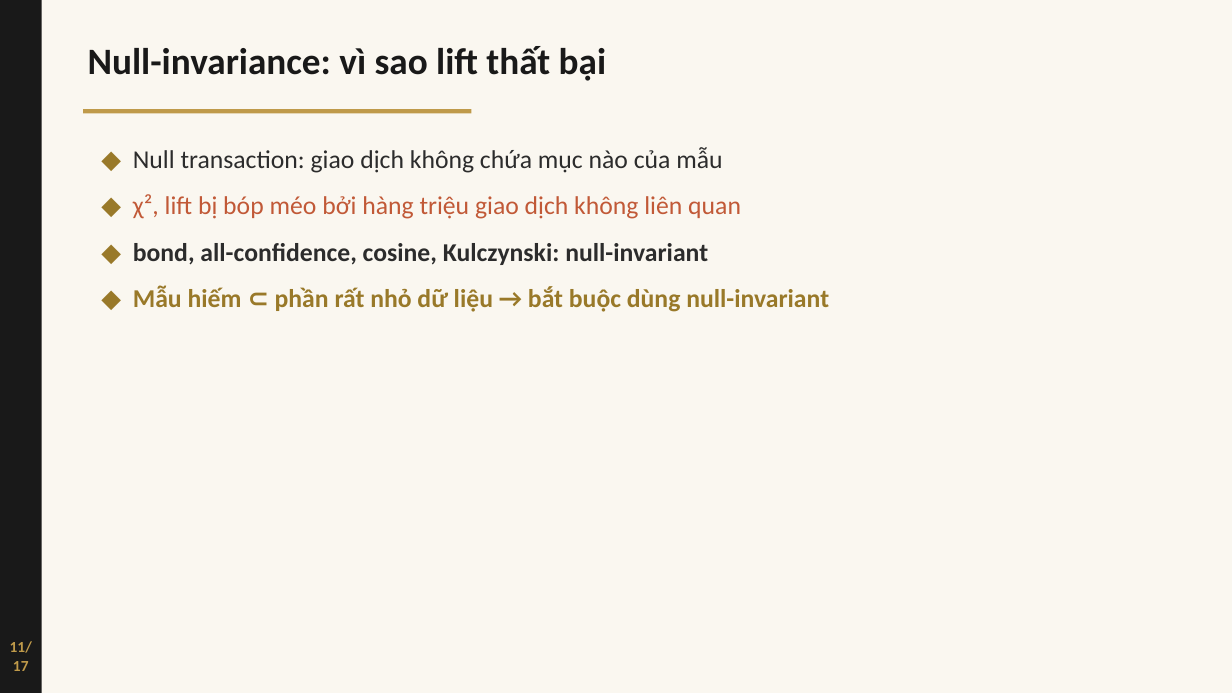
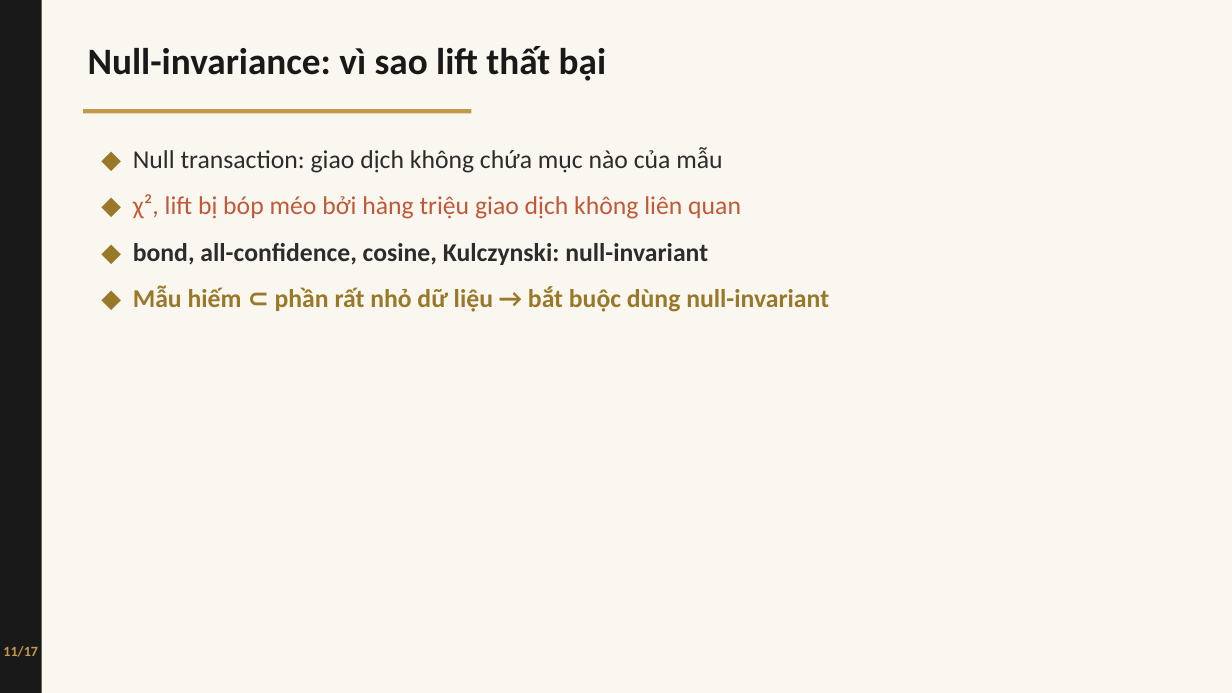
Before and after one commit to canhcutcon/advantage_data_mining, a slide deck: slide 11 of slides/presentation_v2.pptx. Drawn at 1232x693 pixels with LibreOffice and Linux fonts; fonts in the diff are those of the drawing. Boxes give left, top, right and bottom in pixels: in the first picture for what was removed or moved away, otherwise in the second. Text is boxed around its words. In the diff, an @@ line names an element or a change of style, - is before the commit and + after.

Commit message:
Refine layout and styling in presentation; adjust textbox dimensions and font size for improved aesthetics and readability.

```diff
--- a/slides/presentation_v2.pptx
+++ b/slides/presentation_v2.pptx
@@ text "11/17" at box(3, 646, 38, 657): size 12 to 11 pt @@
```
Also in this commit, not shown: 14 other slides changed, 1 other file.
